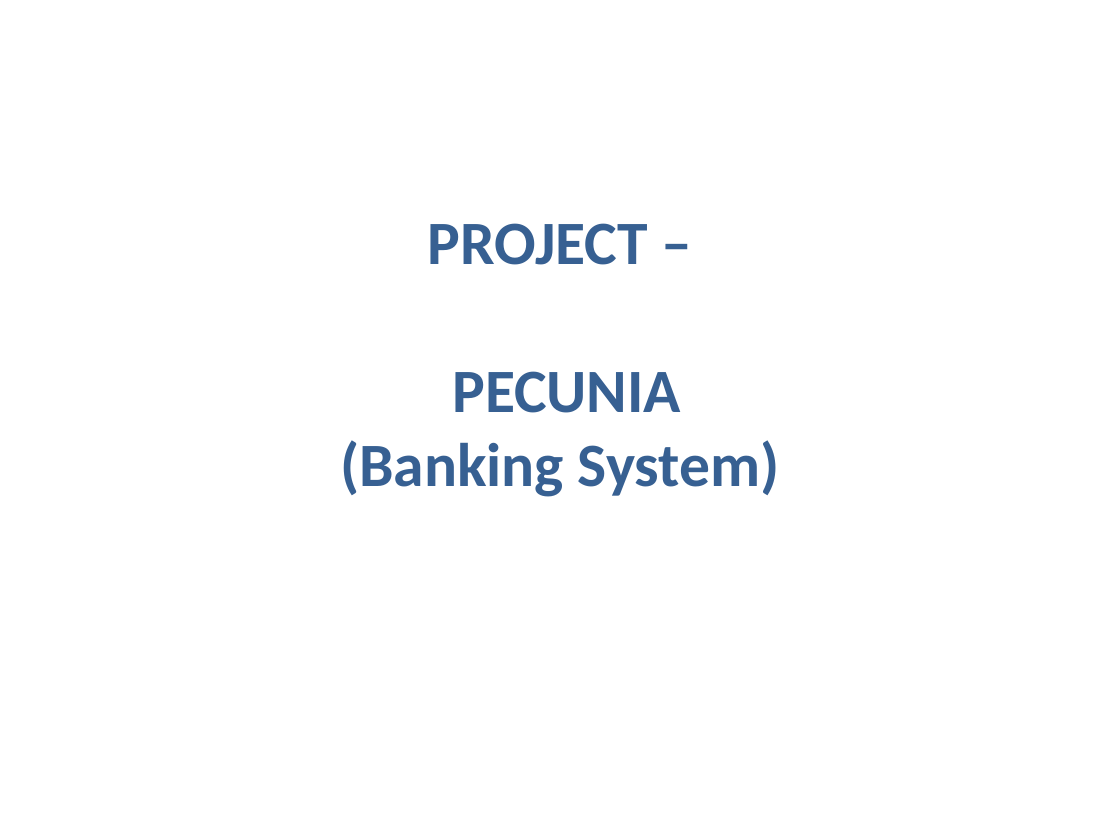
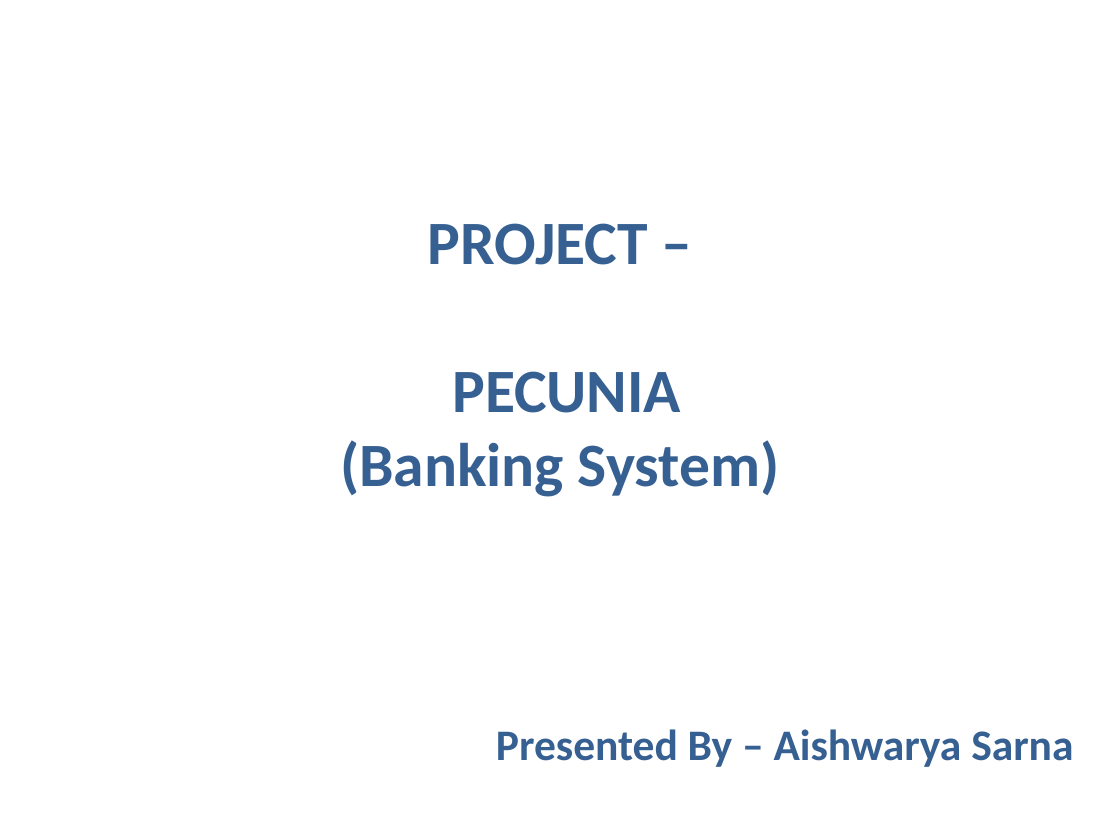
Before and after one commit to SamanwayCapg/Pecunia_codes, a slide deck: slide 1 of Presentation Aishwarya.pptx. Drawn at 1120x840 pixels with LibreOffice and Linux fonts; fonts in the diff are those of the drawing. Boxes give left, top, right and bottom in pixels: in the first picture for what was removed or moved away, otherwise in the second. Text is boxed around its words. In the diff, an @@ line names an element or a change of style, - is before the commit and + after.

```diff
--- a/Presentation Aishwarya.pptx
+++ b/Presentation Aishwarya.pptx
@@ text added at bbox=[496, 729, 1073, 767], 28 pt, text #376092, bold @@
+Presented By – Aishwarya Sarna
```
Also in this commit, not shown: 1 other slide changed.
